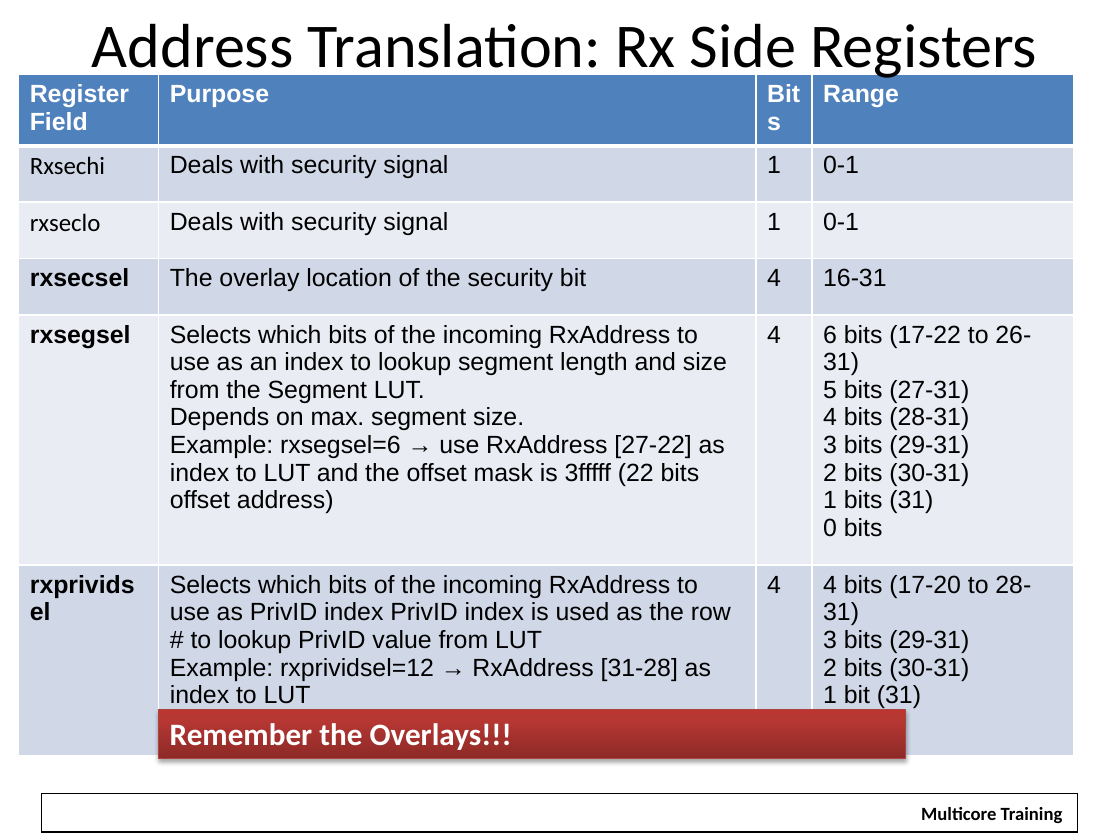
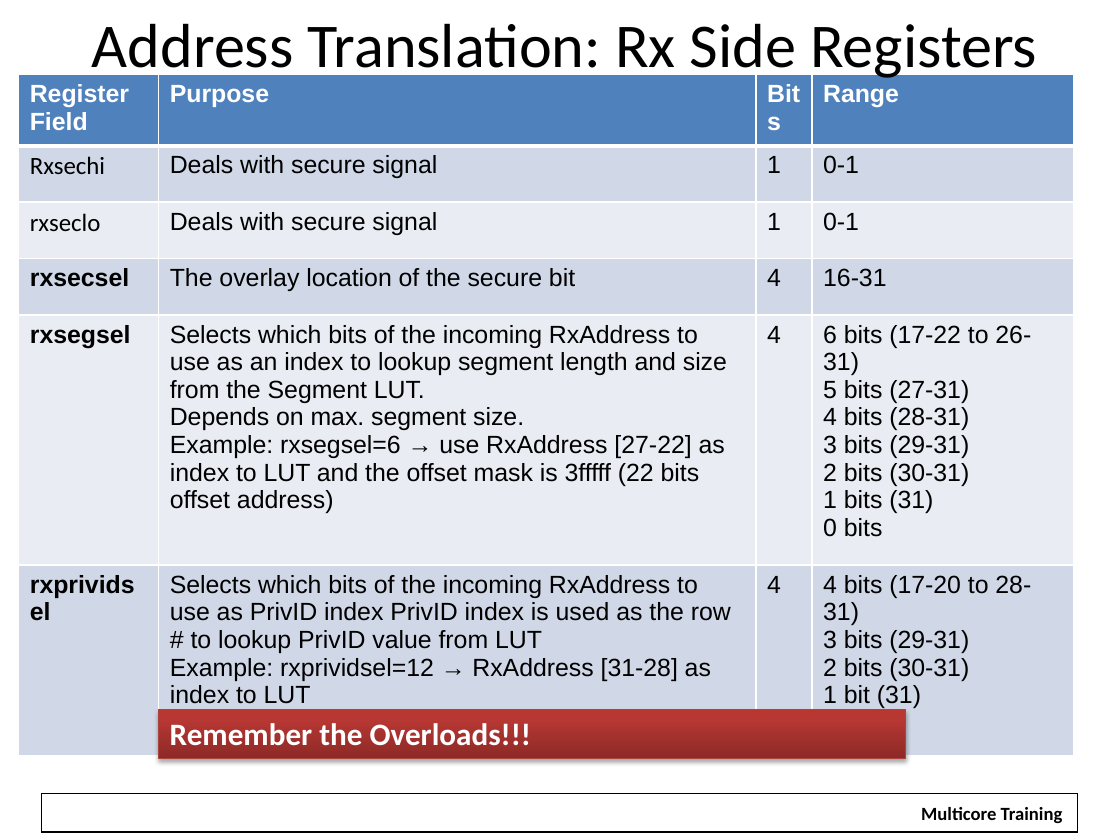
Before and after one commit to hari1989/keystone-workshop, a slide deck: slide 22 of slides/Intro to Hyperlink.pptx (slide 23 before the commit). Drawn at 1120x840 pixels with LibreOffice and Linux fonts; fonts in the diff are those of the drawing; background and template pictures are left out. Boxes give left, top, right and bottom in pixels: in the first picture for what was removed or moved away, otherwise in the second. Text is boxed around its words. In the diff, an @@ line names an element or a change of style, - is before the commit and + after.

```diff
--- a/slides/Intro to Hyperlink.pptx
+++ b/slides/Intro to Hyperlink.pptx
@@ table at (19,75,1073,712) @@
-row 2, column 2: Deals with security signal
+row 2, column 2: Deals with secure signal
-row 3, column 2: Deals with security signal
+row 3, column 2: Deals with secure signal
-row 4, column 2: The overlay location of the security bit
+row 4, column 2: The overlay location of the secure bit
@@ text in rectangle at (170,723,532,745): text changed @@
-Remember the Overlays!!!
+Remember the Overloads!!!
```
Also in this commit, not shown: 20 other slides changed, 1 slide added, 2 slides removed.
